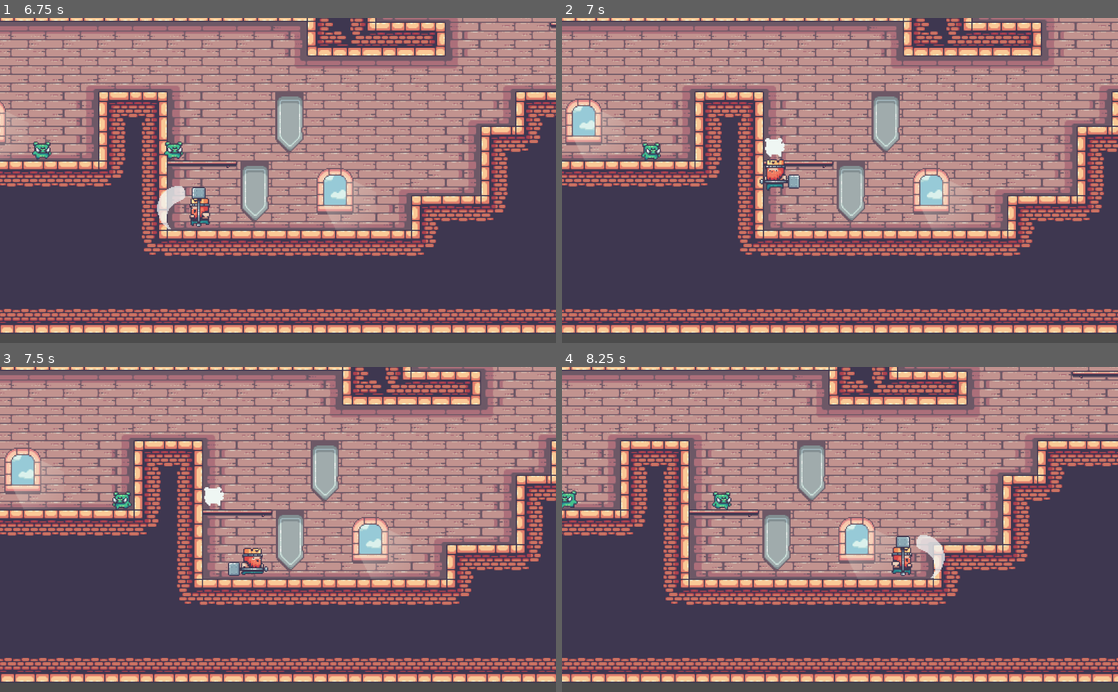
Above: before the commit, frames 1-4 (two rows, left to right).
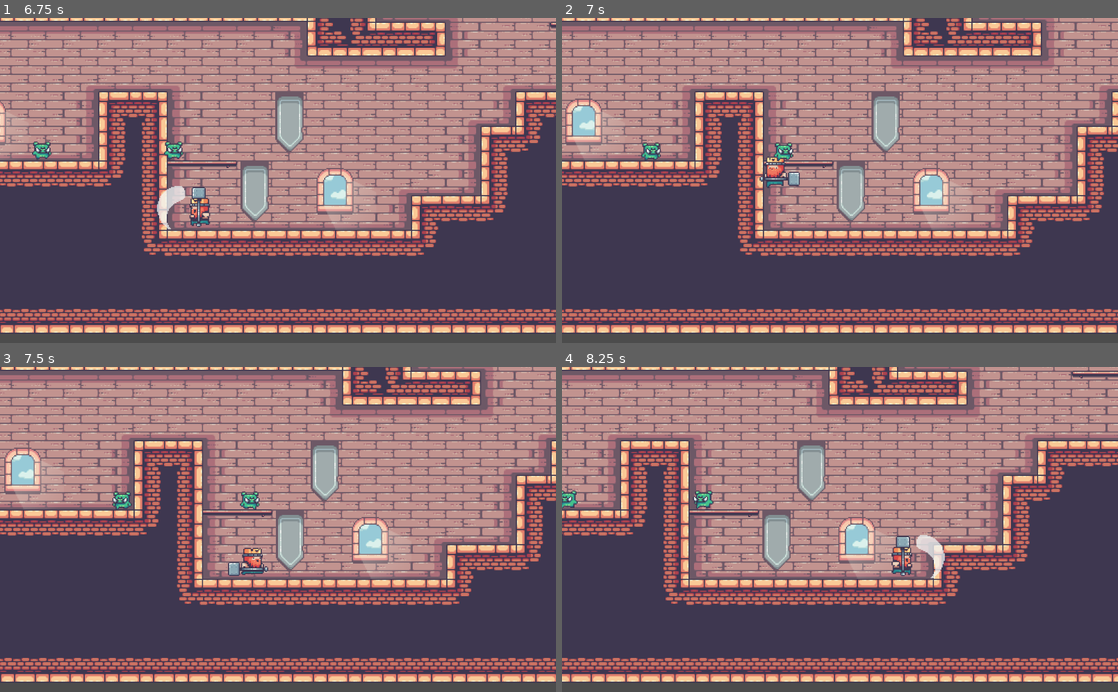
Above: after the commit, the same moments.

Repository: willyjinx96/Juego_281
Game: Godot game, scene res://Pruebas/Main_level.tscn
Two runs of this game, one before a commit and one after it. Both use one fixed random seed, a clock stepped at 60 frames per second and the inputs below. The project has no main scene, so this scene is started directly.
Inputs:
- Up to frame 1 (6.75 s): hold C 0.53-1.28 s; hold Right (ui_right) 0.53-2.03 s; tap Up (ui_up) at 0.77, 1.52, 3.02, 3.77, 4.52, 6.02 s; tap X every 1.5 s from 1.35 to 5.85 s; hold Left (ui_left) 2.03-2.78 s; hold C 2.03-2.78 s; hold Right (ui_right) 2.78-4.28 s; hold C 3.53-4.28 s; hold Left (ui_left) 4.28-5.03 s; hold Right (ui_right) 5.03-5.78 s; hold C 5.03-5.78 s; hold Left (ui_left) from 5.78 s (still down); hold C from 6.53 s (still down)
- Up to frame 2 (7 s): keep holding Left (ui_left); keep holding C; tap Up (ui_up) at 6.77 s
- Up to frame 3 (7.5 s): release Left (ui_left) at 7.28 s; release C at 7.28 s; hold Right (ui_right) from 7.28 s (still down); tap X at 7.35 s
- Up to frame 4 (8.25 s): keep holding Right (ui_right); tap Up (ui_up) at 7.52 s; hold C from 8.03 s (still down)

Frame 1 is identical in both runs. In frame 2, 0.6% of the frame differs, in the area x 35-43%, y 36-54%; in frame 3, 0.3%; in frame 4, 0.3%.
Error after the commit: Invalid call to function 'hacerDanio' in base 'KinematicBody2D (CerdoEnemigo.gd)'. Expected 1 arguments. (res://Jugador/Rey_p1.gd:204)

Commit message:
se mejoro la respuesta del cerdito hacia los ataques

Diff:
--- a/Enemigos/cerdo/CerdoEnemigo.gd
+++ b/Enemigos/cerdo/CerdoEnemigo.gd
@@ -38,7 +38,7 @@
 
 
 func guardarMovimientoEnX():
-	if moverX!=Vector2(0,0):
+	if moverX!=Vector2(0,0) :
 		saveMoveX=moverX
 		moverX=Vector2(0,0)
 
@@ -83,7 +83,7 @@
 			$duracionParado.stop()
 	elif deteccionPiso==null and esEnPiso:
 		cambiarDireccionMovimiento()
-	elif !esEnPiso and moverX!=saveMoveX:
+	elif !esEnPiso and moverX!=saveMoveX and estado!=DANIO:
 		cambiarTransicion_a(CAIDA)
 
 
@@ -94,26 +94,31 @@
 
 	posicion.x=posicion.x*velocidad_movimiento
 
-	if estado==DANIO:
-		posicion.x*=-1
-
 	move_and_slide(posicion,Vector2(0,-1))
 
 
 
-func hacerDanio()->void:
+func hacerDanio(var ejeX)->void:
 	if estado!=DANIO:
 		$caminar.stop()
 		$duracionParado.stop()
 		$duracionAtaque.stop()
 		estaAtacando=false
 		cambiarTransicion_a(DANIO)
-		$hitbox/CollisionShape2D.disabled=true
+		$hitbox/CollisionShape2D.set_deferred("disabled",true)
+		var direccion=global_position.x-ejeX
+		var sentido=direccion/abs(direccion)
+		moverX=Vector2(sentido,0)
+		saveMoveX=-1*moverX
+
 
 
 
 func cambiarDireccionMovimiento():
 	moverX*=-1
+	ajustarFrente()
+
+func ajustarFrente():
 	if moverX.x>0 or (saveMoveX.x>0 and moverX.x==0):
 		$detectarFrente.rotation_degrees=270
 		$detectarFrente/detectarPiso.rotation_degrees=90
@@ -124,6 +129,7 @@
 		$detectarFrente/detectarPiso.rotation_degrees=-90
 		$AnimatedSprite.flip_h=false
 		$hitbox.position.x=-9
+
 
 func launchRay(var vect):
 	var estadoEspacial=get_world_2d().direct_space_state
@@ -170,7 +176,7 @@
 
 func _on_hitbox_body_exited(body):
 	#estaAtacando=false
-	$hitbox/CollisionShape2D.disabled=true
+	$hitbox/CollisionShape2D.set_deferred("disabled",true)
 	emit_signal("darGolpe")
 
 
@@ -184,9 +190,10 @@
 		ATACAR:
 			cambiarTransicion_a(PARADO)
 			estaAtacando=false
-			$hitbox/CollisionShape2D.disabled=true
+			$hitbox/CollisionShape2D.set_deferred("disabled",true)
 			$duracionAtaque.stop()
 			$duracionParado.start(rand_range(3,5))
 		DANIO:
 			cambiarTransicion_a(CAMINAR)
 			$caminar.start(rand_range(8,14))
+			ajustarFrente()
--- a/Enemigos/cerdo/CerdoEnemigo.tscn
+++ b/Enemigos/cerdo/CerdoEnemigo.tscn
@@ -123,7 +123,7 @@
 "frames": [ SubResource( 26 ), SubResource( 27 ), SubResource( 26 ), SubResource( 27 ) ],
 "loop": false,
 "name": "danio",
-"speed": 4.0
+"speed": 8.0
 }, {
 "frames": [ SubResource( 22 ) ],
 "loop": true,
